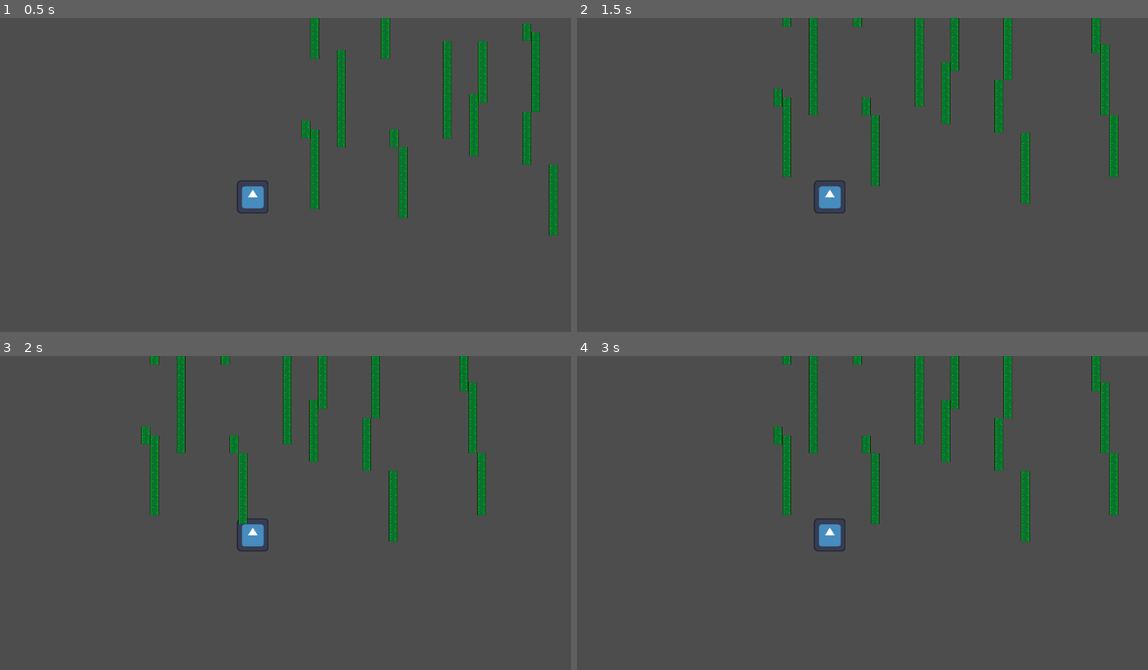
Above: before the commit, frames 1-4 (two rows, left to right).
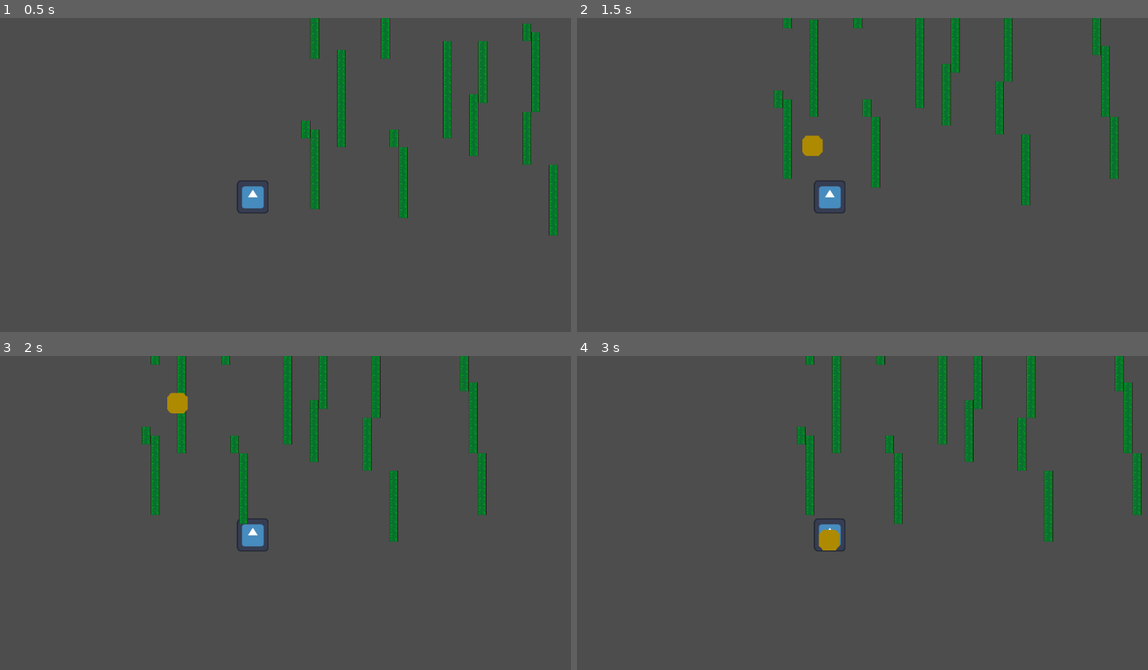
Above: after the commit, the same moments.

Repository: felipebs25/GameJamGamso
Game: Godot game, scene res://scenes/world.tscn
Two runs of this game, one before a commit and one after it. Both use one fixed random seed, a clock stepped at 60 frames per second and the inputs below. The engine's default icon, where the game draws it, is replaced by a stand-in: a white triangle on a blue panel in a dark square.
Inputs (mouse positions are in pixels of both pictures, inside the frame that each line leads up to):
- Up to frame 1 (0.5 s): no input
- Up to frame 2 (1.5 s): move the mouse to (970, 178) at 0.52 s; press the mouse at (970, 178) at 0.53 s; hold Right (ui_right) from 0.53 s (still down); tap Up (ui_up) at 0.77 s; move the mouse to (702, 215) at 1.27 s; release the mouse at (702, 215) at 1.28 s; click (702, 215) at 1.35 s
- Up to frame 3 (2 s): keep holding Right (ui_right); tap Up (ui_up) at 1.52 s
- Up to frame 4 (3 s): move the mouse to (891, 456) at 2.02 s; release Right (ui_right) at 2.03 s; hold Left (ui_left) 2.03-2.78 s; hold Right mouse button (M2) 2.03-2.78 s; click (891, 456) at 2.3 s; move the mouse to (799, 607) at 2.77 s; hold Right (ui_right) from 2.78 s (still down); click (799, 607) at 2.85 s

Frame 1 is identical in both runs. In frame 2, 2.1% of the frame differs, in the area x 34-95%, y 0-60%; in frame 3, 1.5%; in frame 4, 8.4%, in the area x 34-99%, y 0-62%.
Error before the commit: Parse Error: Preload file "res://pedra.tscn" does not exist. (res://Scripts/script_pedra.gd:7)

Commit message:
a
a

Diff:
--- a/game-jam/Scripts/character_body_2d.gd
+++ b/game-jam/Scripts/character_body_2d.gd
@@ -9,7 +9,9 @@
 
 var is_using_vine: bool = false
 var can_use_vine: bool = true
-
+var dashing = false
+var atrair = false
+var força_ima = Vector2.ZERO
 
 func _physics_process(delta: float) -> void:
 
@@ -31,14 +33,18 @@
 
 	else:
 		if not is_on_floor():
-			gravidade(delta)
+			velocity += get_gravity() * delta
+		if atrair:
+			velocity += força_ima * 1200 * delta
+			velocity -= get_gravity() * delta * 0.7
+			velocity = velocity.limit_length(600)
 
 		if Input.is_action_just_pressed("ui_space") and is_on_floor():
 			pular()
 
-		if horizontal_direction:
+		if horizontal_direction and not atrair and not dashing:
 			velocity.x = horizontal_direction * SPEED
-		else:
+		elif not dashing and not atrair:
 			velocity.x = move_toward(velocity.x, 0, SPEED)
 
 	move_and_slide()
@@ -49,3 +55,14 @@
 
 func gravidade(delta):
 	velocity += get_gravity() * delta
+
+func atraindo(direc, b):
+	atrair = b
+	força_ima = direc if b else Vector2.ZERO
+
+func ativarDash(direc):
+	dashing = true
+	if not is_on_floor():
+		velocity = direc * 400
+	await get_tree().create_timer(0.6).timeout
+	dashing = false
--- a/game-jam/Scripts/script_pedra.gd
+++ b/game-jam/Scripts/script_pedra.gd
@@ -4,7 +4,8 @@
 var gravity = ProjectSettings.get_setting("physics/2d/default_gravity")
 var projectile_collision_mask = 1
 
-const Pedra = preload("res://pedra.tscn")
+const Pedra = preload("uid://dm20hpg7ouw1e")
+
 @onready var player = $"../Player/CharacterBody2D"
 @onready var map: Node2D = $"../Map"
 var carregar = 0
--- a/game-jam/scripts/character_body_2d.gd
+++ b/game-jam/scripts/character_body_2d.gd
@@ -9,7 +9,9 @@
 
 var is_using_vine: bool = false
 var can_use_vine: bool = true
-
+var dashing = false
+var atrair = false
+var força_ima = Vector2.ZERO
 
 func _physics_process(delta: float) -> void:
 
@@ -31,14 +33,18 @@
 
 	else:
 		if not is_on_floor():
-			gravidade(delta)
+			velocity += get_gravity() * delta
+		if atrair:
+			velocity += força_ima * 1200 * delta
+			velocity -= get_gravity() * delta * 0.7
+			velocity = velocity.limit_length(600)
 
 		if Input.is_action_just_pressed("ui_space") and is_on_floor():
 			pular()
 
-		if horizontal_direction:
+		if horizontal_direction and not atrair and not dashing:
 			velocity.x = horizontal_direction * SPEED
-		else:
+		elif not dashing and not atrair:
 			velocity.x = move_toward(velocity.x, 0, SPEED)
 
 	move_and_slide()
@@ -49,3 +55,14 @@
 
 func gravidade(delta):
 	velocity += get_gravity() * delta
+
+func atraindo(direc, b):
+	atrair = b
+	força_ima = direc if b else Vector2.ZERO
+
+func ativarDash(direc):
+	dashing = true
+	if not is_on_floor():
+		velocity = direc * 400
+	await get_tree().create_timer(0.6).timeout
+	dashing = false
